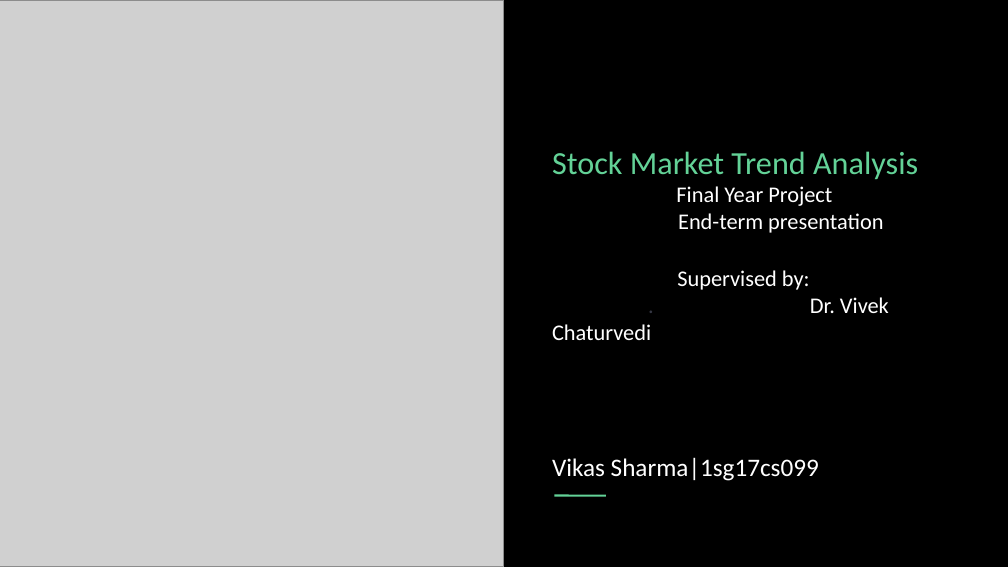
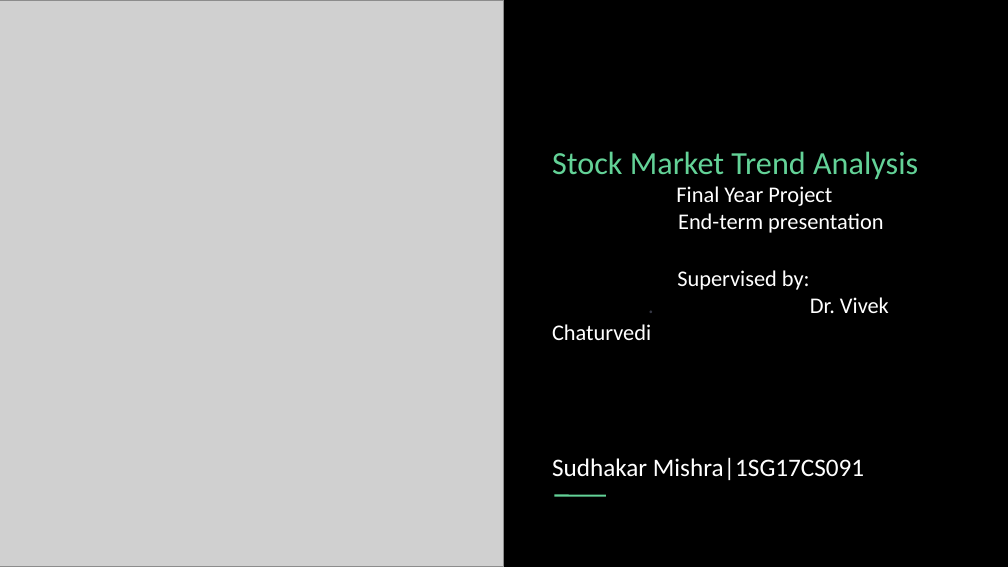
Before and after one commit to sudhakarmishra2011/STOCK-MARKET-TREND-PREDICTION, a slide deck: slide 1 of presentation/Endterm.pptx. Drawn at 1008x567 pixels with LibreOffice and Linux fonts; fonts in the diff are those of the drawing; grey boxes stand for pictures. Boxes give left, top, right and bottom in pixels: in the first picture for what was removed or moved away, otherwise in the second. Text is boxed around its words. In the diff, an @@ line names an element or a change of style, - is before the commit and + after.

```diff
--- a/presentation/Endterm.pptx
+++ b/presentation/Endterm.pptx
@@ text at <box>552,457,864,480</box>: text changed @@
-Vikas Sharma|1sg17cs099
+Sudhakar Mishra|1SG17CS091
```
Also in this commit, not shown: 3 other files.
